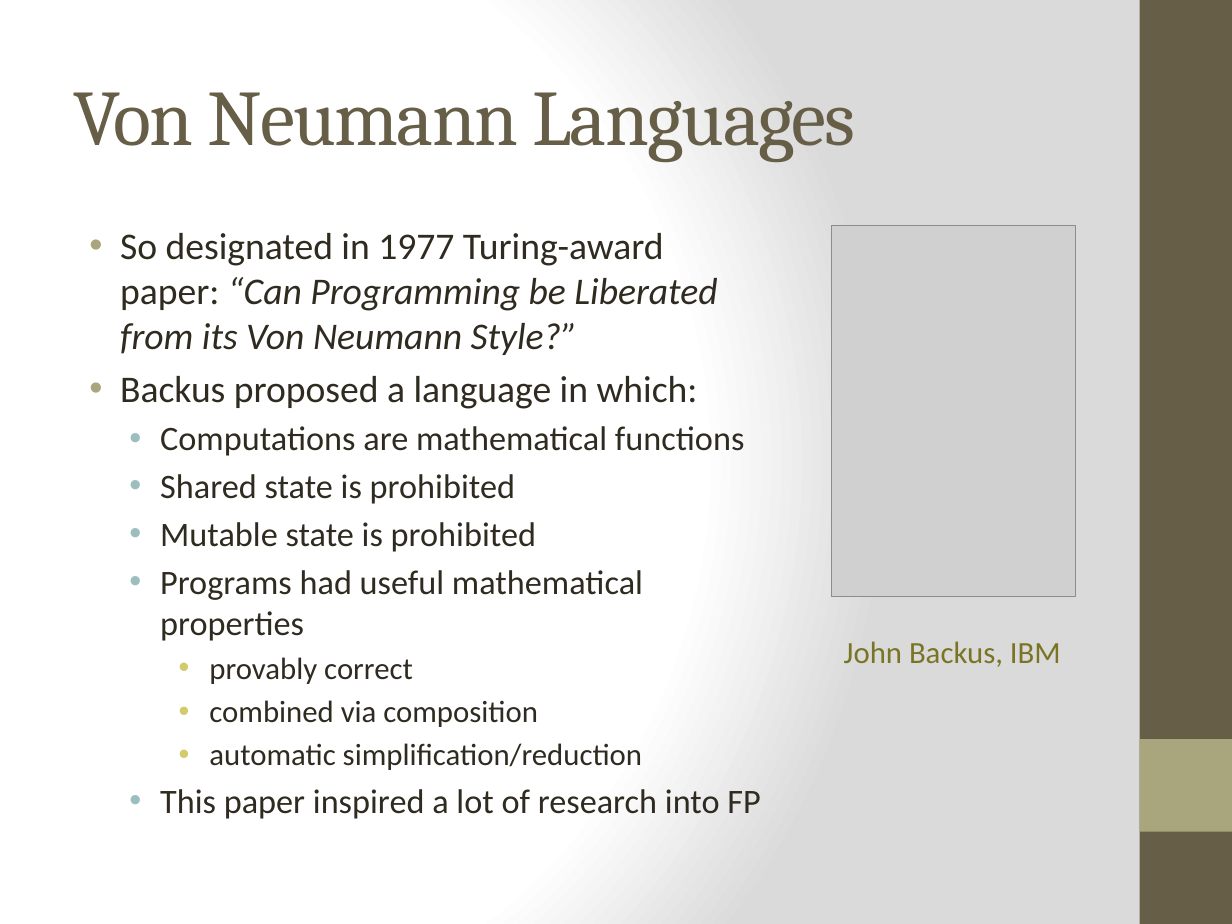
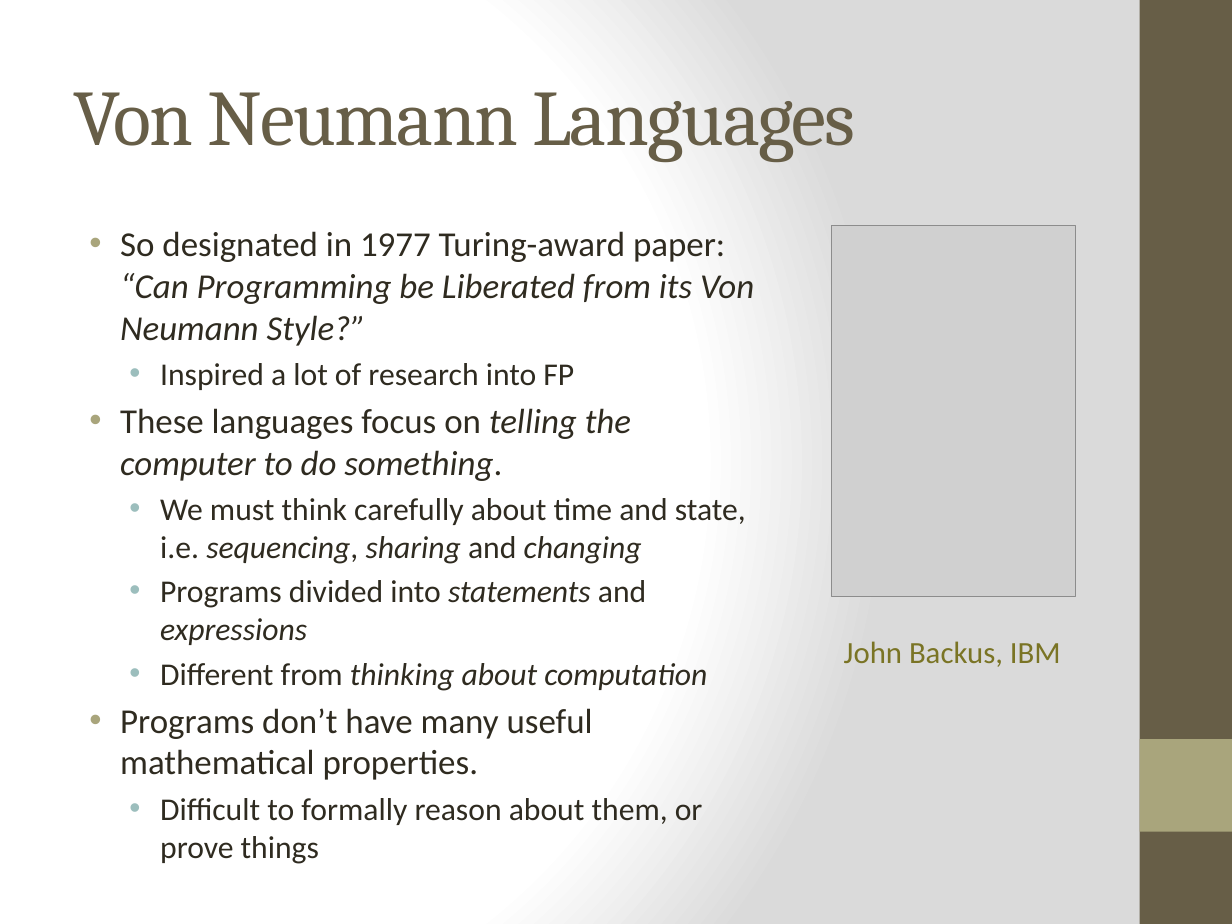
Before and after one commit to bjhartin/FoundationsOfFunctionalProgramming, a slide deck: slide 5 of FoundationsOfFunctionalProgramming.pptx (slide 4 before the commit). Drawn at 1232x924 pixels with LibreOffice and Linux fonts; fonts in the diff are those of the drawing; grey boxes stand for pictures. Boxes give left, top, right and bottom in pixels: in the first picture for what was removed or moved away, otherwise in the second. Text is boxed around its words. In the diff, an @@ line names an element or a change of style, - is before the commit and + after.

```diff
--- a/FoundationsOfFunctionalProgramming.pptx
+++ b/FoundationsOfFunctionalProgramming.pptx
@@ text at (120,231,754,346): size 22 to 20.4 pt in "So designated in 1977 Turing-award paper: “Can ..." @@
@@ text at (120,363,746,864): text changed; size 20 to 18.5 pt @@
-• Backus proposed a language in which:
-  • Computations are mathematical functions
-  • Shared state is prohibited
-  • Mutable state is prohibited
-  • Programs had useful mathematical properties
-    • provably correct
-    • combined via composition
-    • automatic simplification/reduction
-  • This paper inspired a lot of research into FP
+  • Inspired a lot of research into FP
+• These languages focus on telling the computer to do something.
+  • We must think carefully about time and state, i.e. sequencing, sharing and changing
+  • Programs divided into statements and expressions
+  • Different from thinking about computation
+• Programs don’t have many useful mathematical properties.
+  • Difficult to formally reason about them, or prove things
```
Also in this commit, not shown: 4 other slides changed, 2 slides added, 1 other file.
